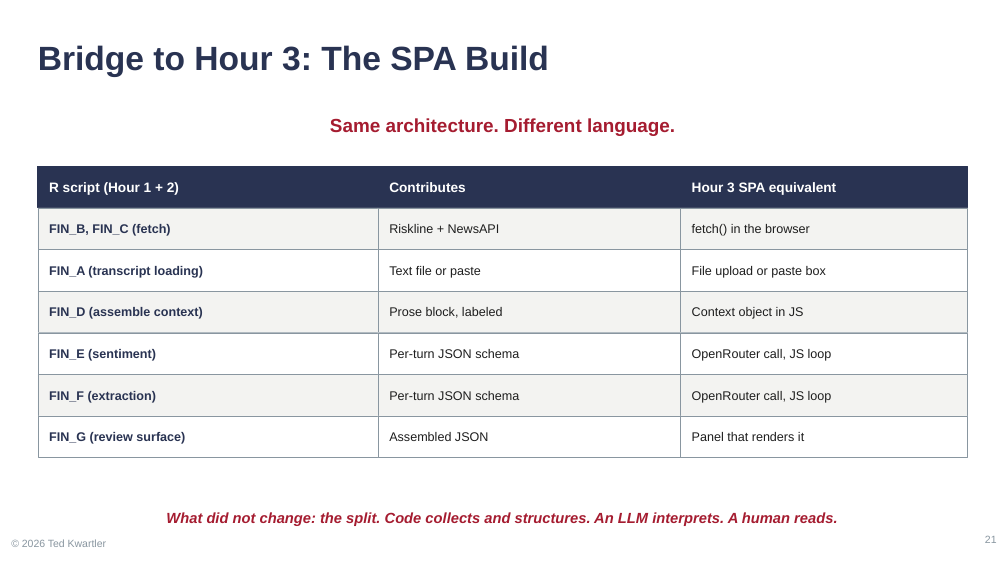
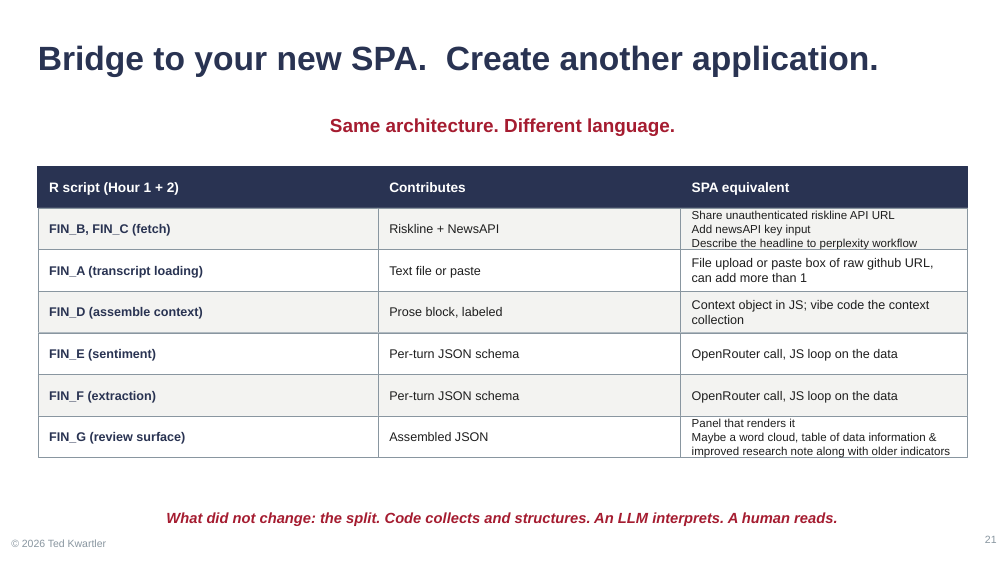
Before and after one commit to kwartler/vienna-genai-finance-course, a slide deck: slide 21 of lessons/day2-finance/B_finance_harvard.pptx. Drawn at 1008x567 pixels with LibreOffice and Linux fonts; fonts in the diff are those of the drawing. Boxes give left, top, right and bottom in pixels: in the first picture for what was removed or moved away, otherwise in the second. Text is boxed around its words. In the diff, an @@ line names an element or a change of style, - is before the commit and + after.

```diff
--- a/lessons/day2-finance/B_finance_harvard.pptx
+++ b/lessons/day2-finance/B_finance_harvard.pptx
@@ text at (38,45,879,77): text changed @@
-Bridge to Hour 3: The SPA Build
+Bridge to your new SPA. Create another application.
@@ text at (692,182,789,195): text changed @@
-Hour 3 SPA equivalent
+SPA equivalent
@@ text at (692,210,917,250): text changed; size 12 to 11 pt @@
-fetch() in the browser
+Share unauthenticated riskline API URL
+Add newsAPI key input
+Describe the headline to perplexity workflow
@@ text at (692,258,934,282): text changed @@
-File upload or paste box
+File upload or paste box of raw github URL, can add more than 1
@@ text at (692,300,930,324): text changed @@
-Context object in JS
+Context object in JS; vibe code the context collection
@@ text at (692,349,897,361): text changed @@
-OpenRouter call, JS loop
+OpenRouter call, JS loop on the data
@@ text at (692,391,897,403): text changed @@
-OpenRouter call, JS loop
+OpenRouter call, JS loop on the data
@@ text at (692,418,795,427): size 12 to 11 pt in "Panel that renders it" @@
@@ text at (692,432,950,458): paragraph added @@
+Maybe a word cloud, table of data information & improved research note along with older indicators
```
Also in this commit, not shown: 6 other slides changed, 26 other files.
